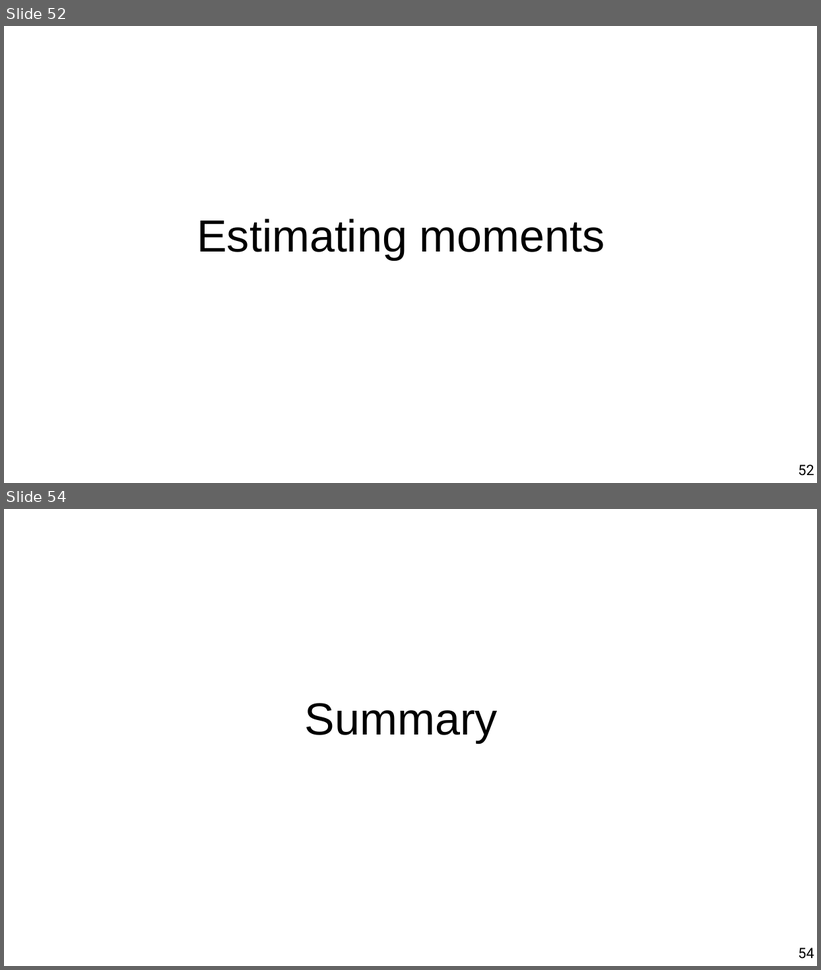
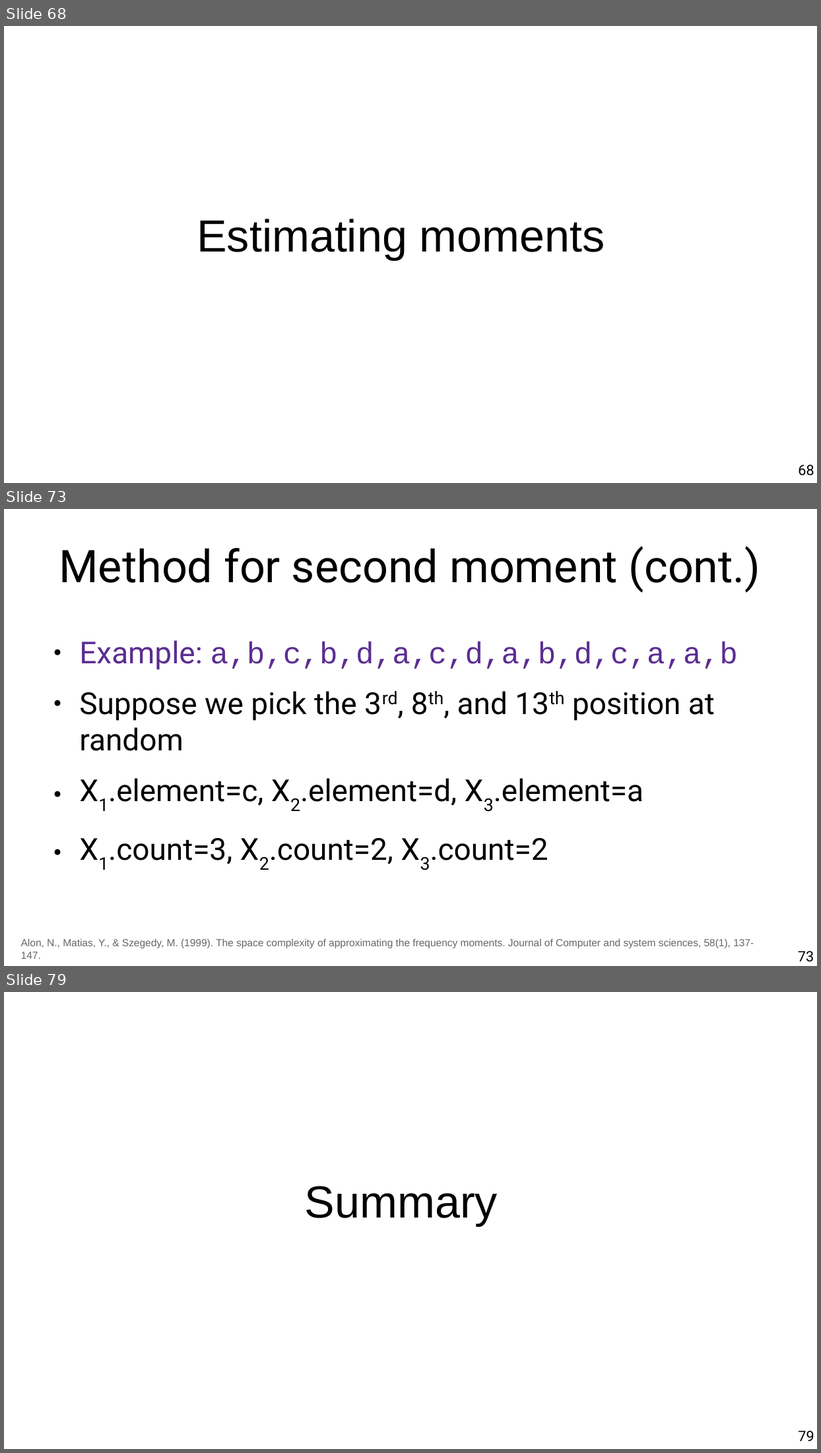
Before and after one commit to marco-calautti/data-mining-course, a slide deck: theory/tt10_streaming.odp. Shown one above the other, each under a label of ours: slides 52 and 54 before the commit, slides 68, 73 and 79 after it; the slides between them are not shown. The pictures are 821x970 and 821x1453 pixels, drawn with LibreOffice and Linux fonts; fonts in the diff are those of the drawing. Boxes give left, top, right and bottom in pixels: in the first picture for what was removed or moved away, otherwise in the second. Text is boxed around its words. In the diff, an @@ line names an element or a change of style, - is before the commit and + after.

```diff
--- a/theory/tt10_streaming.odp
+++ b/theory/tt10_streaming.odp
@@ slide 73 added at <box>4,509,817,966</box>, background #FFFFFF @@
@@ title added at <box>59,546,761,593</box>, 44 pt, text #000000 @@
+Method for second moment (cont.)
@@ text added at <box>79,640,738,865</box>, 29.6 pt, text #000000 @@
+● Example: a,b,c,b,d,a,c,d,a,b,d,c,a,a,b
+● Suppose we pick the 3rd, 8th, and 13th position at random
+● X1.element=c, X2.element=d, X3.element=a
+● X1.count=3, X2.count=2, X3.count=2
@@ text added at <box>21,939,754,959</box>, 10 pt, text #666666 @@
+Alon, N., Matias, Y., & Szegedy, M. (1999). The space complexity of approximating the frequency moments. Journal of Computer and system sciences, 58(1), 137-147.
@@ page number added at <box>798,951,814,962</box>, 14 pt, text #000000 @@
+73
@@ what was slide 52 is now slide 68 @@
@@ page number at <box>798,465,814,476</box>: text changed @@
-52
+68
@@ what was slide 54 is now slide 79 @@
@@ page number at <box>798,1431,814,1441</box>: text changed @@
-54
+79
```
Also in this commit, not shown: 3 slides changed, 28 other slides added, 4 slides removed.
